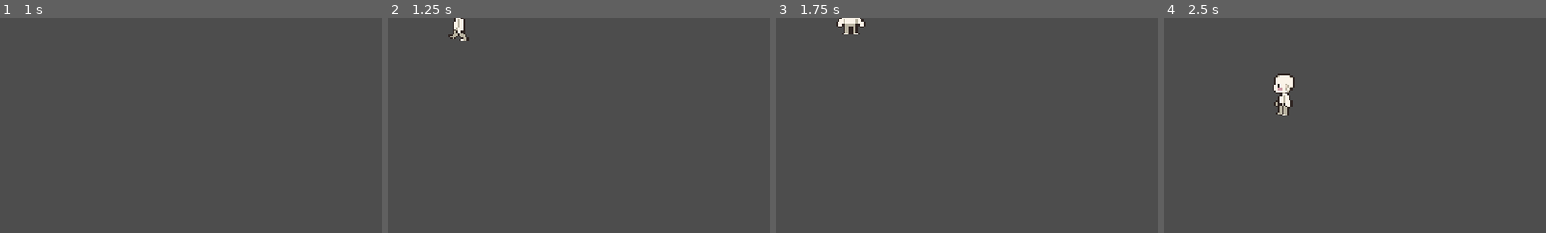
Above: before the commit, frames 1-4 (left to right).
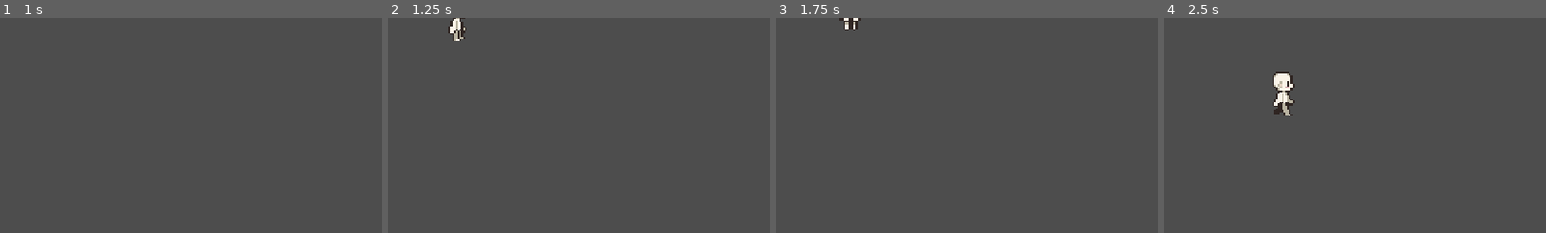
Above: after the commit, the same moments.

Repository: iMnth4sK/Day-by-Day
Game: Godot game, scene res://Scenes/principal.tscn
Two runs of this game, one before a commit and one after it. Both use one fixed random seed, a clock stepped at 60 frames per second and the inputs below.
Inputs:
- Up to frame 1 (1 s): tap Enter (ui_accept) at 0.5, 0.77 s; hold D (move_right) from 0.53 s (still down)
- Up to frame 2 (1.25 s): keep holding D (move_right)
- Up to frame 3 (1.75 s): release D (move_right) at 1.28 s; hold S (move_down) from 1.28 s (still down); tap Enter (ui_accept) at 1.52 s
- Up to frame 4 (2.5 s): release S (move_down) at 2.03 s; hold D (move_right) from 2.03 s (still down)
The pictures show only the part of the screen within x 0-50%, y 0-50%; the shares and areas given below are measured in that part.

Frame 1 is identical in both runs. In frame 2, 0.4% of the frame differs, in the area x 15-22%, y 0-11%; in frame 3, 0.4%; in frame 4, 0.6%, in the area x 28-35%, y 24-46%.

Commit message:
animações do player completas

Diff:
--- a/Scenes/player.tscn
+++ b/Scenes/player.tscn
@@ -3,6 +3,7 @@
 [ext_resource type="Script" uid="uid://cfdvyeamkvpa8" path="res://Scripts/player.gd" id="1_v0iea"]
 [ext_resource type="Texture2D" uid="uid://cg5c4tufuimtu" path="res://Art/16x32/16x32 Idle-Sheet.png" id="2_cvnsp"]
 [ext_resource type="Texture2D" uid="uid://dvefvcrehj4p3" path="res://Art/16x32/16x32 Walk-Sheet.png" id="3_6t5aa"]
+[ext_resource type="Texture2D" uid="uid://ba0l7vi2bf51m" path="res://Art/16x32/16x32 Jump-Sheet.png" id="3_vgqql"]
 
 [sub_resource type="CapsuleShape2D" id="CapsuleShape2D_cvnsp"]
 radius = 17.0
@@ -24,6 +25,38 @@
 atlas = ExtResource("2_cvnsp")
 region = Rect2(48, 0, 16, 32)
 
+[sub_resource type="AtlasTexture" id="AtlasTexture_nj1g2"]
+atlas = ExtResource("2_cvnsp")
+region = Rect2(0, 32, 16, 32)
+
+[sub_resource type="AtlasTexture" id="AtlasTexture_usbl8"]
+atlas = ExtResource("2_cvnsp")
+region = Rect2(16, 32, 16, 32)
+
+[sub_resource type="AtlasTexture" id="AtlasTexture_dtg1u"]
+atlas = ExtResource("2_cvnsp")
+region = Rect2(32, 32, 16, 32)
+
+[sub_resource type="AtlasTexture" id="AtlasTexture_nuaet"]
+atlas = ExtResource("2_cvnsp")
+region = Rect2(48, 32, 16, 32)
+
+[sub_resource type="AtlasTexture" id="AtlasTexture_bqbau"]
+atlas = ExtResource("2_cvnsp")
+region = Rect2(0, 96, 16, 32)
+
+[sub_resource type="AtlasTexture" id="AtlasTexture_f5f5t"]
+atlas = ExtResource("2_cvnsp")
+region = Rect2(16, 96, 16, 32)
+
+[sub_resource type="AtlasTexture" id="AtlasTexture_qvbpb"]
+atlas = ExtResource("2_cvnsp")
+region = Rect2(32, 96, 16, 32)
+
+[sub_resource type="AtlasTexture" id="AtlasTexture_sscpr"]
+atlas = ExtResource("2_cvnsp")
+region = Rect2(48, 96, 16, 32)
+
 [sub_resource type="AtlasTexture" id="AtlasTexture_tx1dd"]
 atlas = ExtResource("2_cvnsp")
 region = Rect2(0, 128, 16, 32)
@@ -40,6 +73,38 @@
 atlas = ExtResource("2_cvnsp")
 region = Rect2(48, 128, 16, 32)
 
+[sub_resource type="AtlasTexture" id="AtlasTexture_vq3lt"]
+atlas = ExtResource("2_cvnsp")
+region = Rect2(0, 32, 16, 32)
+
+[sub_resource type="AtlasTexture" id="AtlasTexture_pukcj"]
+atlas = ExtResource("2_cvnsp")
+region = Rect2(16, 32, 16, 32)
+
+[sub_resource type="AtlasTexture" id="AtlasTexture_1htnp"]
+atlas = ExtResource("2_cvnsp")
+region = Rect2(32, 32, 16, 32)
+
+[sub_resource type="AtlasTexture" id="AtlasTexture_m376e"]
+atlas = ExtResource("2_cvnsp")
+region = Rect2(48, 32, 16, 32)
+
+[sub_resource type="AtlasTexture" id="AtlasTexture_6b312"]
+atlas = ExtResource("2_cvnsp")
+region = Rect2(0, 96, 16, 32)
+
+[sub_resource type="AtlasTexture" id="AtlasTexture_lisdf"]
+atlas = ExtResource("2_cvnsp")
+region = Rect2(16, 96, 16, 32)
+
+[sub_resource type="AtlasTexture" id="AtlasTexture_n1x1j"]
+atlas = ExtResource("2_cvnsp")
+region = Rect2(32, 96, 16, 32)
+
+[sub_resource type="AtlasTexture" id="AtlasTexture_c8b32"]
+atlas = ExtResource("2_cvnsp")
+region = Rect2(48, 96, 16, 32)
+
 [sub_resource type="AtlasTexture" id="AtlasTexture_7dp3o"]
 atlas = ExtResource("2_cvnsp")
 region = Rect2(0, 64, 16, 32)
@@ -72,6 +137,166 @@
 atlas = ExtResource("2_cvnsp")
 region = Rect2(48, 64, 16, 32)
 
+[sub_resource type="AtlasTexture" id="AtlasTexture_sbwqj"]
+atlas = ExtResource("3_vgqql")
+region = Rect2(0, 64, 16, 32)
+
+[sub_resource type="AtlasTexture" id="AtlasTexture_xwi16"]
+atlas = ExtResource("3_vgqql")
+region = Rect2(16, 64, 16, 32)
+
+[sub_resource type="AtlasTexture" id="AtlasTexture_sweqm"]
+atlas = ExtResource("3_vgqql")
+region = Rect2(32, 64, 16, 32)
+
+[sub_resource type="AtlasTexture" id="AtlasTexture_ph33w"]
+atlas = ExtResource("3_vgqql")
+region = Rect2(48, 64, 16, 32)
+
+[sub_resource type="AtlasTexture" id="AtlasTexture_7ldla"]
+atlas = ExtResource("3_vgqql")
+region = Rect2(64, 64, 16, 32)
+
+[sub_resource type="AtlasTexture" id="AtlasTexture_o736f"]
+atlas = ExtResource("3_vgqql")
+region = Rect2(0, 32, 16, 32)
+
+[sub_resource type="AtlasTexture" id="AtlasTexture_ketbw"]
+atlas = ExtResource("3_vgqql")
+region = Rect2(16, 32, 16, 32)
+
+[sub_resource type="AtlasTexture" id="AtlasTexture_4grkl"]
+atlas = ExtResource("3_vgqql")
+region = Rect2(32, 32, 16, 32)
+
+[sub_resource type="AtlasTexture" id="AtlasTexture_6yrdb"]
+atlas = ExtResource("3_vgqql")
+region = Rect2(48, 32, 16, 32)
+
+[sub_resource type="AtlasTexture" id="AtlasTexture_ue0p1"]
+atlas = ExtResource("3_vgqql")
+region = Rect2(64, 32, 16, 32)
+
+[sub_resource type="AtlasTexture" id="AtlasTexture_isbcs"]
+atlas = ExtResource("3_vgqql")
+region = Rect2(0, 96, 16, 32)
+
+[sub_resource type="AtlasTexture" id="AtlasTexture_142e3"]
+atlas = ExtResource("3_vgqql")
+region = Rect2(16, 96, 16, 32)
+
+[sub_resource type="AtlasTexture" id="AtlasTexture_ts2c8"]
+atlas = ExtResource("3_vgqql")
+region = Rect2(32, 96, 16, 32)
+
+[sub_resource type="AtlasTexture" id="AtlasTexture_hcgbs"]
+atlas = ExtResource("3_vgqql")
+region = Rect2(48, 96, 16, 32)
+
+[sub_resource type="AtlasTexture" id="AtlasTexture_mpfyg"]
+atlas = ExtResource("3_vgqql")
+region = Rect2(64, 96, 16, 32)
+
+[sub_resource type="AtlasTexture" id="AtlasTexture_r7t2e"]
+atlas = ExtResource("3_vgqql")
+region = Rect2(0, 128, 16, 32)
+
+[sub_resource type="AtlasTexture" id="AtlasTexture_nmr2m"]
+atlas = ExtResource("3_vgqql")
+region = Rect2(16, 128, 16, 32)
+
+[sub_resource type="AtlasTexture" id="AtlasTexture_ax3m3"]
+atlas = ExtResource("3_vgqql")
+region = Rect2(32, 128, 16, 32)
+
+[sub_resource type="AtlasTexture" id="AtlasTexture_3vlem"]
+atlas = ExtResource("3_vgqql")
+region = Rect2(48, 128, 16, 32)
+
+[sub_resource type="AtlasTexture" id="AtlasTexture_8eeqe"]
+atlas = ExtResource("3_vgqql")
+region = Rect2(64, 128, 16, 32)
+
+[sub_resource type="AtlasTexture" id="AtlasTexture_5x828"]
+atlas = ExtResource("3_vgqql")
+region = Rect2(0, 64, 16, 32)
+
+[sub_resource type="AtlasTexture" id="AtlasTexture_c1k8q"]
+atlas = ExtResource("3_vgqql")
+region = Rect2(16, 64, 16, 32)
+
+[sub_resource type="AtlasTexture" id="AtlasTexture_e6mvm"]
+atlas = ExtResource("3_vgqql")
+region = Rect2(32, 64, 16, 32)
+
+[sub_resource type="AtlasTexture" id="AtlasTexture_57lvd"]
+atlas = ExtResource("3_vgqql")
+region = Rect2(48, 64, 16, 32)
+
+[sub_resource type="AtlasTexture" id="AtlasTexture_ie7r7"]
+atlas = ExtResource("3_vgqql")
+region = Rect2(64, 64, 16, 32)
+
+[sub_resource type="AtlasTexture" id="AtlasTexture_un823"]
+atlas = ExtResource("3_vgqql")
+region = Rect2(0, 32, 16, 32)
+
+[sub_resource type="AtlasTexture" id="AtlasTexture_aclic"]
+atlas = ExtResource("3_vgqql")
+region = Rect2(16, 32, 16, 32)
+
+[sub_resource type="AtlasTexture" id="AtlasTexture_0y64g"]
+atlas = ExtResource("3_vgqql")
+region = Rect2(32, 32, 16, 32)
+
+[sub_resource type="AtlasTexture" id="AtlasTexture_ramv3"]
+atlas = ExtResource("3_vgqql")
+region = Rect2(48, 32, 16, 32)
+
+[sub_resource type="AtlasTexture" id="AtlasTexture_hseb1"]
+atlas = ExtResource("3_vgqql")
+region = Rect2(64, 32, 16, 32)
+
+[sub_resource type="AtlasTexture" id="AtlasTexture_vinow"]
+atlas = ExtResource("3_vgqql")
+region = Rect2(0, 96, 16, 32)
+
+[sub_resource type="AtlasTexture" id="AtlasTexture_awsf5"]
+atlas = ExtResource("3_vgqql")
+region = Rect2(16, 96, 16, 32)
+
+[sub_resource type="AtlasTexture" id="AtlasTexture_v84ne"]
+atlas = ExtResource("3_vgqql")
+region = Rect2(32, 96, 16, 32)
+
+[sub_resource type="AtlasTexture" id="AtlasTexture_4pcjl"]
+atlas = ExtResource("3_vgqql")
+region = Rect2(48, 96, 16, 32)
+
+[sub_resource type="AtlasTexture" id="AtlasTexture_3ath1"]
+atlas = ExtResource("3_vgqql")
+region = Rect2(64, 96, 16, 32)
+
+[sub_resource type="AtlasTexture" id="AtlasTexture_yh6i2"]
+atlas = ExtResource("3_vgqql")
+region = Rect2(0, 0, 16, 32)
+
+[sub_resource type="AtlasTexture" id="AtlasTexture_nv4vc"]
+atlas = ExtResource("3_vgqql")
+region = Rect2(16, 0, 16, 32)
+
+[sub_resource type="AtlasTexture" id="AtlasTexture_8gxox"]
+atlas = ExtResource("3_vgqql")
+region = Rect2(32, 0, 16, 32)
+
+[sub_resource type="AtlasTexture" id="AtlasTexture_11gg7"]
+atlas = ExtResource("3_vgqql")
+region = Rect2(48, 0, 16, 32)
+
+[sub_resource type="AtlasTexture" id="AtlasTexture_qpa8y"]
+atlas = ExtResource("3_vgqql")
+region = Rect2(64, 0, 16, 32)
+
 [sub_resource type="AtlasTexture" id="AtlasTexture_wpjfl"]
 atlas = ExtResource("3_6t5aa")
 region = Rect2(0, 64, 16, 32)
@@ -88,6 +313,38 @@
 atlas = ExtResource("3_6t5aa")
 region = Rect2(48, 64, 16, 32)
 
+[sub_resource type="AtlasTexture" id="AtlasTexture_by7i4"]
+atlas = ExtResource("3_6t5aa")
+region = Rect2(0, 32, 16, 32)
+
+[sub_resource type="AtlasTexture" id="AtlasTexture_3uvy8"]
+atlas = ExtResource("3_6t5aa")
+region = Rect2(16, 32, 16, 32)
+
+[sub_resource type="AtlasTexture" id="AtlasTexture_ss172"]
+atlas = ExtResource("3_6t5aa")
+region = Rect2(32, 32, 16, 32)
+
+[sub_resource type="AtlasTexture" id="AtlasTexture_jmelf"]
+atlas = ExtResource("3_6t5aa")
+region = Rect2(48, 32, 16, 32)
+
+[sub_resource type="AtlasTexture" id="AtlasTexture_bjdqd"]
+atlas = ExtResource("3_6t5aa")
+region = Rect2(0, 96, 16, 32)
+
+[sub_resource type="AtlasTexture" id="AtlasTexture_feq18"]
+atlas = ExtResource("3_6t5aa")
+region = Rect2(16, 96, 16, 32)
+
+[sub_resource type="AtlasTexture" id="AtlasTexture_wcnj3"]
+atlas = ExtResource("3_6t5aa")
+region = Rect2(32, 96, 16, 32)
+
+[sub_resource type="AtlasTexture" id="AtlasTexture_jsob3"]
+atlas = ExtResource("3_6t5aa")
+region = Rect2(48, 96, 16, 32)
+
 [sub_resource type="AtlasTexture" id="AtlasTexture_0gysh"]
 atlas = ExtResource("3_6t5aa")
 region = Rect2(0, 64, 16, 32)
@@ -103,6 +360,38 @@
 [sub_resource type="AtlasTexture" id="AtlasTexture_83xs0"]
 atlas = ExtResource("3_6t5aa")
 region = Rect2(48, 64, 16, 32)
+
+[sub_resource type="AtlasTexture" id="AtlasTexture_pg0gw"]
+atlas = ExtResource("3_6t5aa")
+region = Rect2(0, 32, 16, 32)
+
+[sub_resource type="AtlasTexture" id="AtlasTexture_qavoy"]
+atlas = ExtResource("3_6t5aa")
+region = Rect2(16, 32, 16, 32)
+
+[sub_resource type="AtlasTexture" id="AtlasTexture_w4w4b"]
+atlas = ExtResource("3_6t5aa")
+region = Rect2(32, 32, 16, 32)
+
+[sub_resource type="AtlasTexture" id="AtlasTexture_h5cax"]
+atlas = ExtResource("3_6t5aa")
+region = Rect2(48, 32, 16, 32)
+
+[sub_resource type="AtlasTexture" id="AtlasTexture_dj0x0"]
+atlas = ExtResource("3_6t5aa")
+region = Rect2(0, 96, 16, 32)
+
+[sub_resource type="AtlasTexture" id="AtlasTexture_f1uaf"]
+atlas = ExtResource("3_6t5aa")
+region = Rect2(16, 96, 16, 32)
+
+[sub_resource type="AtlasTexture" id="AtlasTexture_6hq81"]
+atlas = ExtResource("3_6t5aa")
+region = Rect2(32, 96, 16, 32)
+
+[sub_resource type="AtlasTexture" id="AtlasTexture_5cld6"]
+atlas = ExtResource("3_6t5aa")
+region = Rect2(48, 96, 16, 32)
 
 [sub_resource type="AtlasTexture" id="AtlasTexture_ypfnu"]
 atlas = ExtResource("3_6t5aa")
@@ -157,6 +446,40 @@
 }, {
 "frames": [{
 "duration": 1.0,
+"texture": SubResource("AtlasTexture_nj1g2")
+}, {
+"duration": 1.0,
+"texture": SubResource("AtlasTexture_usbl8")
+}, {
+"duration": 1.0,
+"texture": SubResource("AtlasTexture_dtg1u")
+}, {
+"duration": 1.0,
+"texture": SubResource("AtlasTexture_nuaet")
+}],
+"loop": true,
+"name": &"idle_a+s",
+"speed": 5.0
+}, {
+"frames": [{
+"duration": 1.0,
+"texture": SubResource("AtlasTexture_bqbau")
+}, {
+"duration": 1.0,
+"texture": SubResource("AtlasTexture_f5f5t")
+}, {
+"duration": 1.0,
+"texture": SubResource("AtlasTexture_qvbpb")
+}, {
+"duration": 1.0,
+"texture": SubResource("AtlasTexture_sscpr")
+}],
+"loop": true,
+"name": &"idle_a+w",
+"speed": 5.0
+}, {
+"frames": [{
+"duration": 1.0,
 "texture": SubResource("AtlasTexture_tx1dd")
 }, {
 "duration": 1.0,
@@ -174,6 +497,40 @@
 }, {
 "frames": [{
 "duration": 1.0,
+"texture": SubResource("AtlasTexture_vq3lt")
+}, {
+"duration": 1.0,
+"texture": SubResource("AtlasTexture_pukcj")
+}, {
+"duration": 1.0,
+"texture": SubResource("AtlasTexture_1htnp")
+}, {
+"duration": 1.0,
+"texture": SubResource("AtlasTexture_m376e")
+}],
+"loop": true,
+"name": &"idle_d+s",
+"speed": 5.0
+}, {
+"frames": [{
+"duration": 1.0,
+"texture": SubResource("AtlasTexture_6b312")
+}, {
+"duration": 1.0,
+"texture": SubResource("AtlasTexture_lisdf")
+}, {
+"duration": 1.0,
+"texture": SubResource("AtlasTexture_n1x1j")
+}, {
+"duration": 1.0,
+"texture": SubResource("AtlasTexture_c8b32")
+}],
+"loop": true,
+"name": &"idle_d+w",
+"speed": 5.0
+}, {
+"frames": [{
+"duration": 1.0,
 "texture": SubResource("AtlasTexture_7dp3o")
 }, {
 "duration": 1.0,
@@ -208,6 +565,166 @@
 }, {
 "frames": [{
 "duration": 1.0,
+"texture": SubResource("AtlasTexture_sbwqj")
+}, {
+"duration": 1.0,
+"texture": SubResource("AtlasTexture_xwi16")
+}, {
+"duration": 1.0,
+"texture": SubResource("AtlasTexture_sweqm")
+}, {
+"duration": 1.0,
+"texture": SubResource("AtlasTexture_ph33w")
+}, {
+"duration": 1.0,
+"texture": SubResource("AtlasTexture_7ldla")
+}],
+"loop": true,
+"name": &"jump_a",
+"speed": 5.0
+}, {
+"frames": [{
+"duration": 1.0,
+"texture": SubResource("AtlasTexture_o736f")
+}, {
+"duration": 1.0,
+"texture": SubResource("AtlasTexture_ketbw")
+}, {
+"duration": 1.0,
+"texture": SubResource("AtlasTexture_4grkl")
+}, {
+"duration": 1.0,
+"texture": SubResource("AtlasTexture_6yrdb")
+}, {
+"duration": 1.0,
+"texture": SubResource("AtlasTexture_ue0p1")
+}],
+"loop": true,
+"name": &"jump_a+s",
+"speed": 5.0
+}, {
+"frames": [{
+"duration": 1.0,
+"texture": SubResource("AtlasTexture_isbcs")
+}, {
+"duration": 1.0,
+"texture": SubResource("AtlasTexture_142e3")
+}, {
+"duration": 1.0,
+"texture": SubResource("AtlasTexture_ts2c8")
+}, {
+"duration": 1.0,
+"texture": SubResource("AtlasTexture_hcgbs")
+}, {
+"duration": 1.0,
+"texture": SubResource("AtlasTexture_mpfyg")
+}],
+"loop": true,
+"name": &"jump_a+w",
+"speed": 5.0
+}, {
+"frames": [{
+"duration": 1.0,
+"texture": SubResource("AtlasTexture_r7t2e")
+}, {
+"duration": 1.0,
+"texture": SubResource("AtlasTexture_nmr2m")
+}, {
+"duration": 1.0,
+"texture": SubResource("AtlasTexture_ax3m3")
+}, {
+"duration": 1.0,
+"texture": SubResource("AtlasTexture_3vlem")
+}, {
+"duration": 1.0,
+"texture": SubResource("AtlasTexture_8eeqe")
+}],
+"loop": true,
+"name": &"jump_back",
+"speed": 5.0
+}, {
+"frames": [{
+"duration": 1.0,
+"texture": SubResource("AtlasTexture_5x828")
+}, {
+"duration": 1.0,
+"texture": SubResource("AtlasTexture_c1k8q")
+}, {
+"duration": 1.0,
+"texture": SubResource("AtlasTexture_e6mvm")
+}, {
+"duration": 1.0,
+"texture": SubResource("AtlasTexture_57lvd")
+}, {
+"duration": 1.0,
+"texture": SubResource("AtlasTexture_ie7r7")
+}],
+"loop": true,
+"name": &"jump_d",
+"speed": 5.0
+}, {
+"frames": [{
+"duration": 1.0,
+"texture": SubResource("AtlasTexture_un823")
+}, {
+"duration": 1.0,
+"texture": SubResource("AtlasTexture_aclic")
+}, {
+"duration": 1.0,
+"texture": SubResource("AtlasTexture_0y64g")
+}, {
+"duration": 1.0,
+"texture": SubResource("AtlasTexture_ramv3")
+}, {
+"duration": 1.0,
+"texture": SubResource("AtlasTexture_hseb1")
+}],
+"loop": true,
+"name": &"jump_d+s",
+"speed": 5.0
+}, {
+"frames": [{
+"duration": 1.0,
+"texture": SubResource("AtlasTexture_vinow")
+}, {
+"duration": 1.0,
+"texture": SubResource("AtlasTexture_awsf5")
+}, {
+"duration": 1.0,
+"texture": SubResource("AtlasTexture_v84ne")
+}, {
+"duration": 1.0,
+"texture": SubResource("AtlasTexture_4pcjl")
+}, {
+"duration": 1.0,
+"texture": SubResource("AtlasTexture_3ath1")
+}],
+"loop": true,
+"name": &"jump_d+w",
+"speed": 5.0
+}, {
+"frames": [{
+"duration": 1.0,
+"texture": SubResource("AtlasTexture_yh6i2")
+}, {
+"duration": 1.0,
+"texture": SubResource("AtlasTexture_nv4vc")
+}, {
+"duration": 1.0,
+"texture": SubResource("AtlasTexture_8gxox")
+}, {
+"duration": 1.0,
+"texture": SubResource("AtlasTexture_11gg7")
+}, {
+"duration": 1.0,
+"texture": SubResource("AtlasTexture_qpa8y")
+}],
+"loop": true,
+"name": &"jump_idle",
+"speed": 5.0
+}, {
+"frames": [{
+"duration": 1.0,
 "texture": SubResource("AtlasTexture_wpjfl")
 }, {
 "duration": 1.0,
@@ -225,6 +742,40 @@
 }, {
 "frames": [{
 "duration": 1.0,
+"texture": SubResource("AtlasTexture_by7i4")
+}, {
+"duration": 1.0,
+"texture": SubResource("AtlasTexture_3uvy8")
+}, {
+"duration": 1.0,
+"texture": SubResource("AtlasTexture_ss172")
+}, {
+"duration": 1.0,
+"texture": SubResource("AtlasTexture_jmelf")
+}],
+"loop": true,
+"name": &"walk_a+s",
+"speed": 5.0
+}, {
+"frames": [{
+"duration": 1.0,
+"texture": SubResource("AtlasTexture_bjdqd")
+}, {
+"duration": 1.0,
+"texture": SubResource("AtlasTexture_feq18")
+}, {
+"duration": 1.0,
+"texture": SubResource("AtlasTexture_wcnj3")
+}, {
+"duration": 1.0,
+"texture": SubResource("AtlasTexture_jsob3")
+}],
+"loop": true,
+"name": &"walk_a+w",
+"speed": 5.0
+}, {
+"frames": [{
+"duration": 1.0,
 "texture": SubResource("AtlasTexture_0gysh")
 }, {
 "duration": 1.0,
@@ -238,6 +789,40 @@
 }],
 "loop": true,
 "name": &"walk_d",
+"speed": 5.0
+}, {
+"frames": [{
+"duration": 1.0,
+"texture": SubResource("AtlasTexture_pg0gw")
+}, {
+"duration": 1.0,
+"texture": SubResource("AtlasTexture_qavoy")
+}, {
+"duration": 1.0,
+"texture": SubResource("AtlasTexture_w4w4b")
+}, {
+"duration": 1.0,
+"texture": SubResource("AtlasTexture_h5cax")
+}],
+"loop": true,
+"name": &"walk_d+s",
+"speed": 5.0
+}, {
+"frames": [{
+"duration": 1.0,
+"texture": SubResource("AtlasTexture_dj0x0")
+}, {
+"duration": 1.0,
+"texture": SubResource("AtlasTexture_f1uaf")
+}, {
+"duration": 1.0,
+"texture": SubResource("AtlasTexture_6hq81")
+}, {
+"duration": 1.0,
+"texture": SubResource("AtlasTexture_5cld6")
+}],
+"loop": true,
+"name": &"walk_d+w",
 "speed": 5.0
 }, {
 "frames": [{
@@ -285,6 +870,6 @@
 position = Vector2(0, -4)
 scale = Vector2(1.7926407, 1.6353514)
 sprite_frames = SubResource("SpriteFrames_3smsa")
-animation = &"walk_a"
+animation = &"jump_a+s"
 autoplay = "idle"
-frame_progress = 0.51785815
+frame_progress = 0.11705596
--- a/Scripts/player.gd
+++ b/Scripts/player.gd
@@ -1,61 +1,91 @@
 extends CharacterBody2D
 
-# Configurações básicas
 @export var speed: float = 150.0
 @export var jump_force: float = -350.0
 @export var gravity: float = 1200.0
+@export var jump_anim_speed: float = 2.0
 
-# Variáveis do pulo
 var z_axis: float = 0.0
 var z_velocity: float = 0.0
 var is_jumping: bool = false
+var last_direction: String = "down"
 
-# Referência ao Sprite
 @onready var anim = $AnimatedSprite2D
 var sprite_base_y: float
 
 func _ready():
-	# Guarda a posição Y para o pulo não bugar
 	sprite_base_y = anim.position.y
 
 func _physics_process(delta):
-	# Pega o movimento das teclas
+	# 1. Movimentação Física
 	var input_dir = Input.get_vector("move_left", "move_right", "move_up", "move_down")
 	velocity = input_dir * speed
+	move_and_slide()
 
-	# =========================
-	# LÓGICA DE DIREÇÃO (FLIP)
-	# =========================
-	if input_dir.x < 0:
-		# Se mover para a ESQUERDA, liga o Flip (espelha)
-		anim.flip_h = true
-	elif input_dir.x > 0:
-		# Se mover para a DIREITA, desliga o Flip (volta ao normal)
-		anim.flip_h = false
+	# 2. Atualizar Direção (Zona morta de 0.6 para estabilidade)
+	if input_dir.length() > 0.6:
+		last_direction = _get_direction_string(input_dir)
+		_update_flip()
 
-	# =========================
-	# ANIMAÇÕES
-	# =========================
-	if input_dir != Vector2.ZERO:
-		if input_dir.y < 0:
-			anim.play("walk_w") # Cima
-		elif input_dir.y > 0:
-			anim.play("walk_s") # Baixo
-		else:
-			anim.play("walk_a") # Lados (usa o flip_h para o lado 'a')
+	# 3. Processar Animação
+	_play_smart_animation(input_dir)
+
+	# 4. Sistema de Pulo
+	_handle_jump(delta)
+
+# Função para converter o vetor em texto
+func _get_direction_string(dir: Vector2) -> String:
+	if dir.x < -0.3 and dir.y < -0.3: return "up_left"
+	if dir.x > 0.3 and dir.y < -0.3:  return "up_right"
+	if dir.x < -0.3 and dir.y > 0.3:  return "down_left"
+	if dir.x > 0.3 and dir.y > 0.3:   return "down_right"
+	if dir.x < -0.3: return "left"
+	if dir.x > 0.3:  return "right"
+	if dir.y < -0.3: return "up"
+	if dir.y > 0.3:  return "down"
+	return last_direction
+
+func _update_flip():
+	# Só espelhamos se a direção for para a direita (D)
+	if "right" in last_direction: anim.flip_h = true
+	else: anim.flip_h = false
+
+func _play_smart_animation(input_dir: Vector2):
+	var state = ""
+
+	if is_jumping:
+		# --- LÓGICA DE PULO (DINÂMICA) ---
+		match last_direction:
+			"up_left":    anim.play("jump_a+w", jump_anim_speed)
+			"up_right":   anim.play("jump_d+w", jump_anim_speed)
+			"down_left":  anim.play("jump_a+s", jump_anim_speed)
+			"down_right": anim.play("jump_d+s", jump_anim_speed)
+			"up":         anim.play("jump_back", jump_anim_speed)
+			"left":       anim.play("jump_a", jump_anim_speed)
+			"right":      anim.play("jump_d", jump_anim_speed)
+			"down":       anim.play("jump_idle", jump_anim_speed)
 	else:
-		anim.play("idle")
+		# --- LÓGICA DE CHÃO (WALK/IDLE) ---
+		anim.speed_scale = 1.0
+		state = "walk" if input_dir.length() > 0.1 else "idle"
 
-	# =========================
-	# SISTEMA DE PULO
-	# =========================
+		match last_direction:
+			"up_left":    anim.play(state + "_a+w")
+			"up_right":   anim.play(state + "_d+w")
+			"down_left":  anim.play(state + "_a+s")
+			"down_right": anim.play(state + "_d+s")
+			"up":         anim.play(state + "_back" if state == "idle" else "walk_w")
+			"down":       anim.play(state if state == "idle" else "walk_s")
+			"left", "right": anim.play(state + "_left" if state == "idle" else "walk_a")
+
+func _handle_jump(delta):
 	if Input.is_action_just_pressed("ui_accept") and not is_jumping:
 		is_jumping = true
 		z_velocity = jump_force
 
 	if is_jumping:
+		z_velocity += gravity * delta
 		z_axis += z_velocity * delta
-		z_velocity += gravity * delta
 		anim.position.y = sprite_base_y + z_axis
 
 		if z_axis >= 0:
@@ -63,5 +93,3 @@
 			z_velocity = 0
 			is_jumping = false
 			anim.position.y = sprite_base_y
-
-	move_and_slide()
